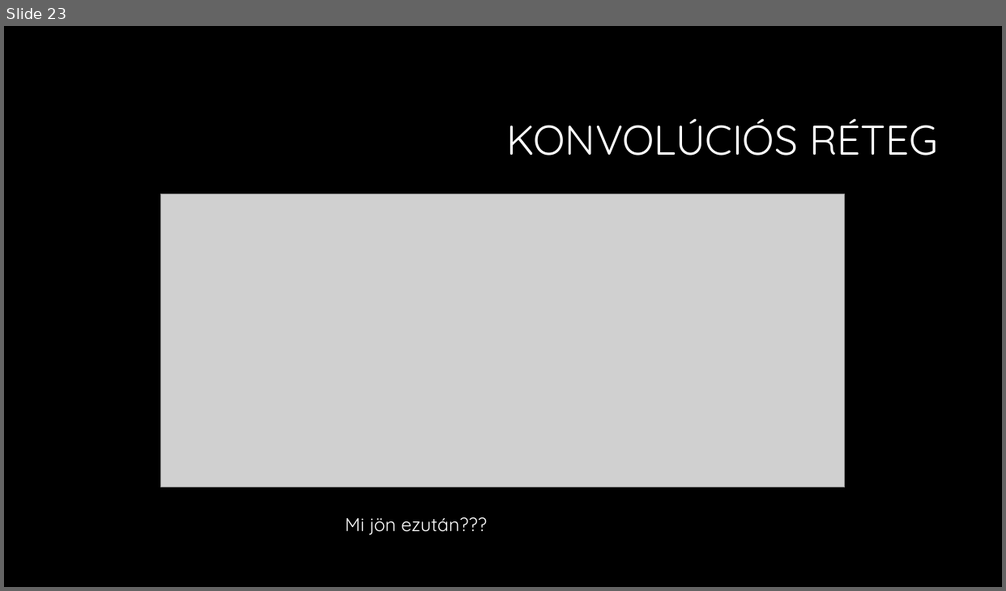
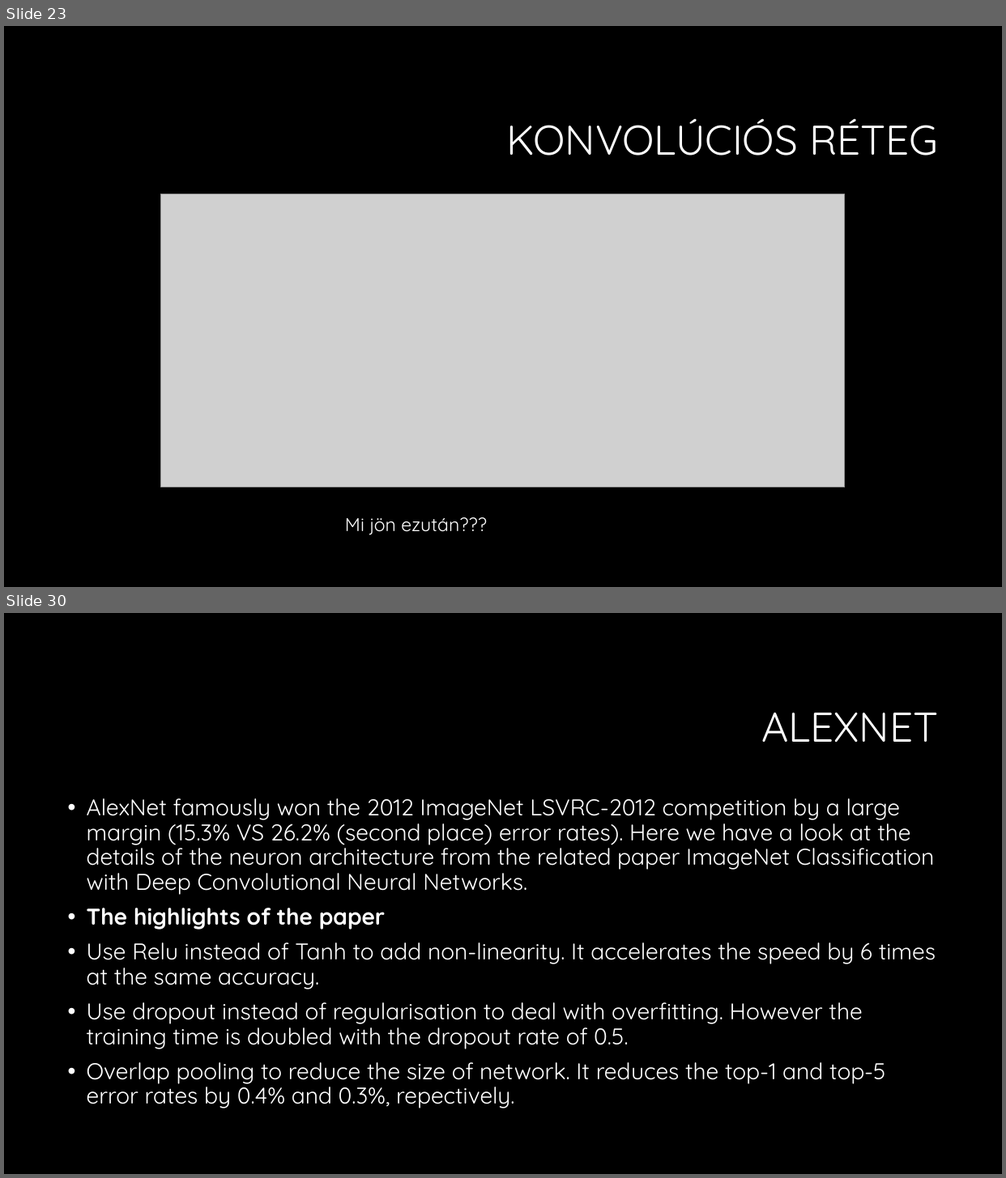
Before and after one commit to martontamas92/CNN, a slide deck: Konvolúciós neuronhálók.pptx. Shown one above the other, each under a label of ours: slide 23 before the commit, slides 23 and 30 after it; the slides between them are not shown. The pictures are 1006x591 and 1006x1178 pixels, drawn with LibreOffice and Linux fonts; fonts in the diff are those of the drawing; grey boxes stand for pictures; background and template pictures are left out. Boxes give left, top, right and bottom in pixels: in the first picture for what was removed or moved away, otherwise in the second. Text is boxed around its words. In the diff, an @@ line names an element or a change of style, - is before the commit and + after.

```diff
--- a/Konvolúciós neuronhálók.pptx
+++ b/Konvolúciós neuronhálók.pptx
@@ slide 30 added at (4, 613, 1002, 1174), background #000000 @@
@@ title added at (761, 713, 938, 742), 40 pt, text #FFFFFF @@
+ALEXNET
@@ text added at (87, 798, 936, 1109), 22 pt, text #FFFFFF @@
+• AlexNet famously won the 2012 ImageNet LSVRC-2012 competition by a large margin (15.3% VS 26.2% (second place) error rates). Here we have a look at the details of the neuron architecture from the related paper ImageNet Classification with Deep Convolutional Neural Networks.
+• The highlights of the paper
+• Use Relu instead of Tanh to add non-linearity. It accelerates the speed by 6 times at the same accuracy.
+• Use dropout instead of regularisation to deal with overfitting. However the training time is doubled with the dropout rate of 0.5.
+• Overlap pooling to reduce the size of network. It reduces the top-1 and top-5 error rates by 0.4% and 0.3%, repectively.
```
Also in this commit, not shown: 5 slides changed, 7 other slides added.
